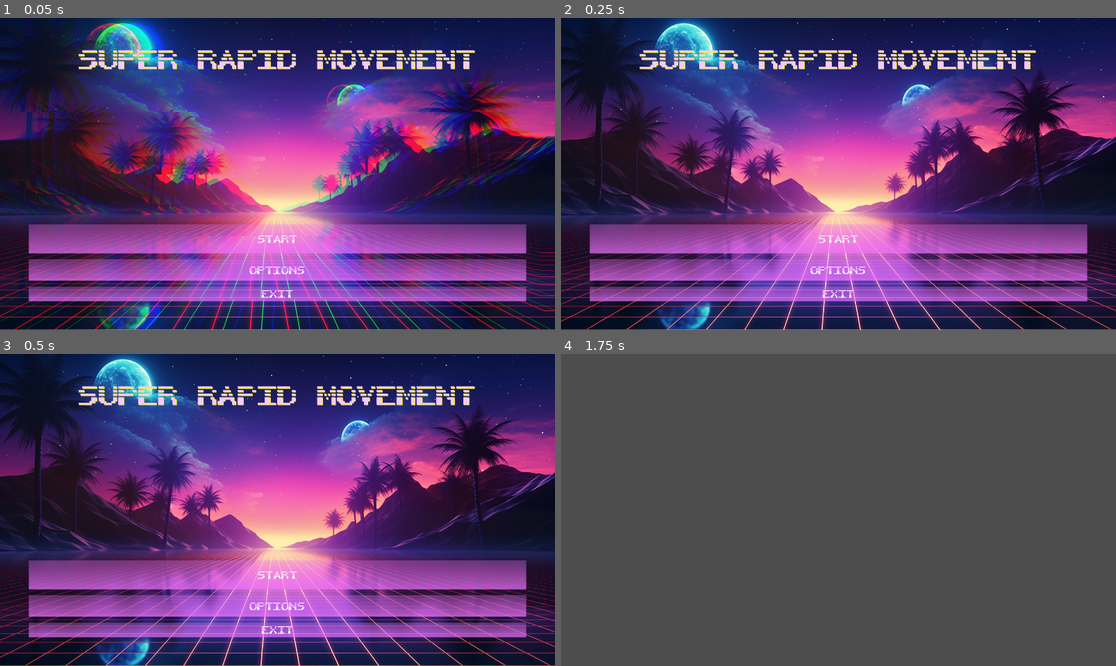
Above: before the commit, frames 1-4 (two rows, left to right).
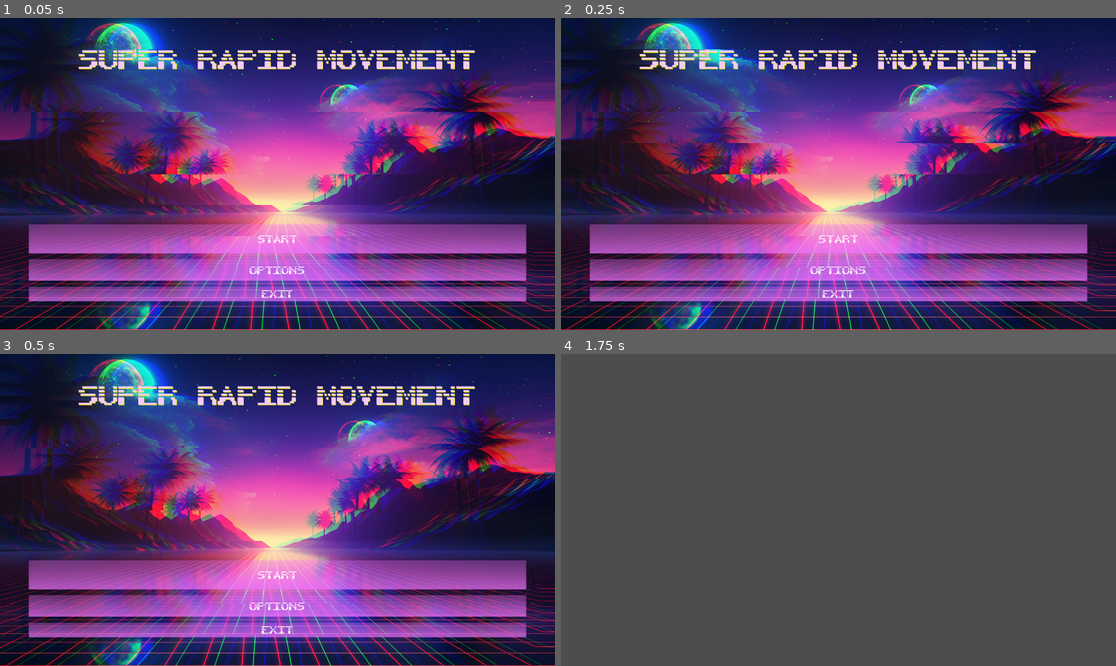
Above: after the commit, the same moments.

Repository: Garlic-Games/mini-jame-gam-26
Game: Godot game, scene res://scenes/dev/Tomeu.tscn
The game is run twice, just before and just after one commit, with the same random seed, the same clock (stepped at 60 frames per second) and the same inputs. This scene is started directly instead of the project's main scene. Sound files missing from this copy of the repository are replaced by a short silence.
Inputs:
- Up to frame 1 (0.05 s): no input
- Up to frame 2 (0.25 s): no input
- Up to frame 3 (0.5 s): no input
- Up to frame 4 (1.75 s): click "Start" at 0.5 s; hold D (turn_right) from 1.28 s (still down)

The runs differ from the first frame. In frame 1, 20% of the frame differs, in the area x 0-100%, y 0-100%; in frame 2, 28%; in frame 3, 27%; in frame 4, nothing differs.

Commit message:
Fixed shake rate

Diff:
--- a/prefabs/mainMenu/main_menu.tscn
+++ b/prefabs/mainMenu/main_menu.tscn
@@ -10,9 +10,9 @@
 
 [sub_resource type="ShaderMaterial" id="ShaderMaterial_dfff5"]
 shader = ExtResource("4_5f5nj")
-shader_parameter/shake_power = 0.015
+shader_parameter/shake_power = 0.04
 shader_parameter/shake_rate = 0.02
-shader_parameter/shake_speed = 4.0
+shader_parameter/shake_speed = 1.0
 shader_parameter/shake_block_size = 10.0
 shader_parameter/shake_color_rate = 0.02
 
@@ -42,7 +42,7 @@
 layout_mode = 2
 texture = ExtResource("1_tu1xq")
 
-[node name="TextureRect" type="TextureRect" parent="AspectRatioContainer/PanelContainer"]
+[node name="Glitch" type="TextureRect" parent="AspectRatioContainer/PanelContainer"]
 material = SubResource("ShaderMaterial_dfff5")
 layout_mode = 2
 texture = SubResource("GradientTexture2D_sg87k")
